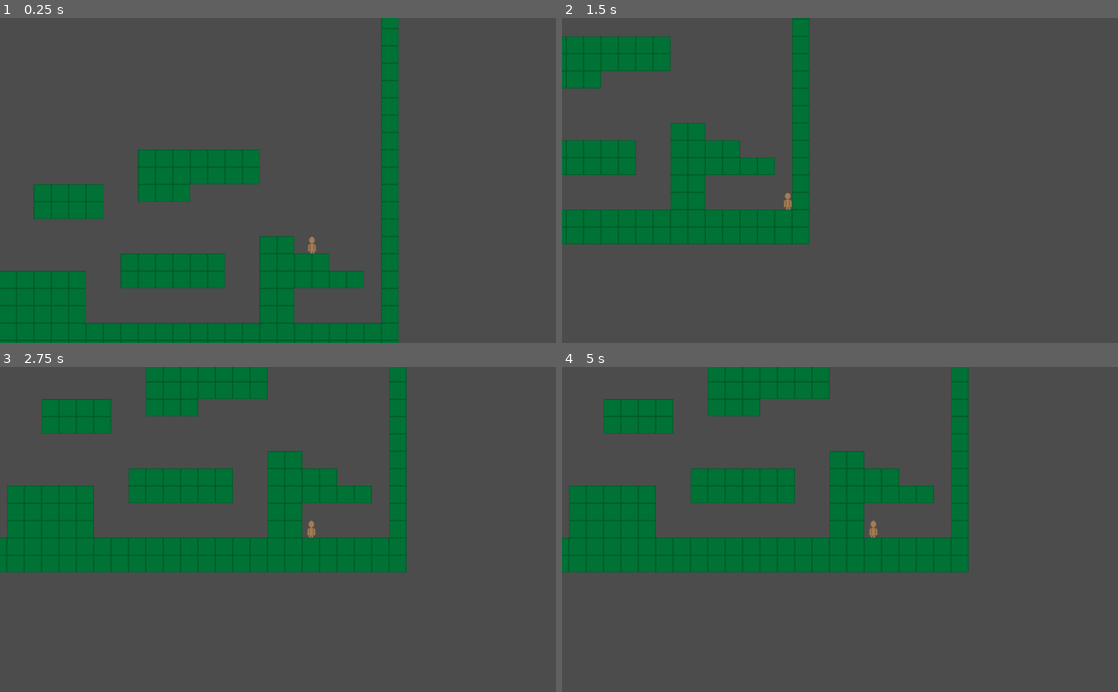
Above: before the commit, frames 1-4 (two rows, left to right).
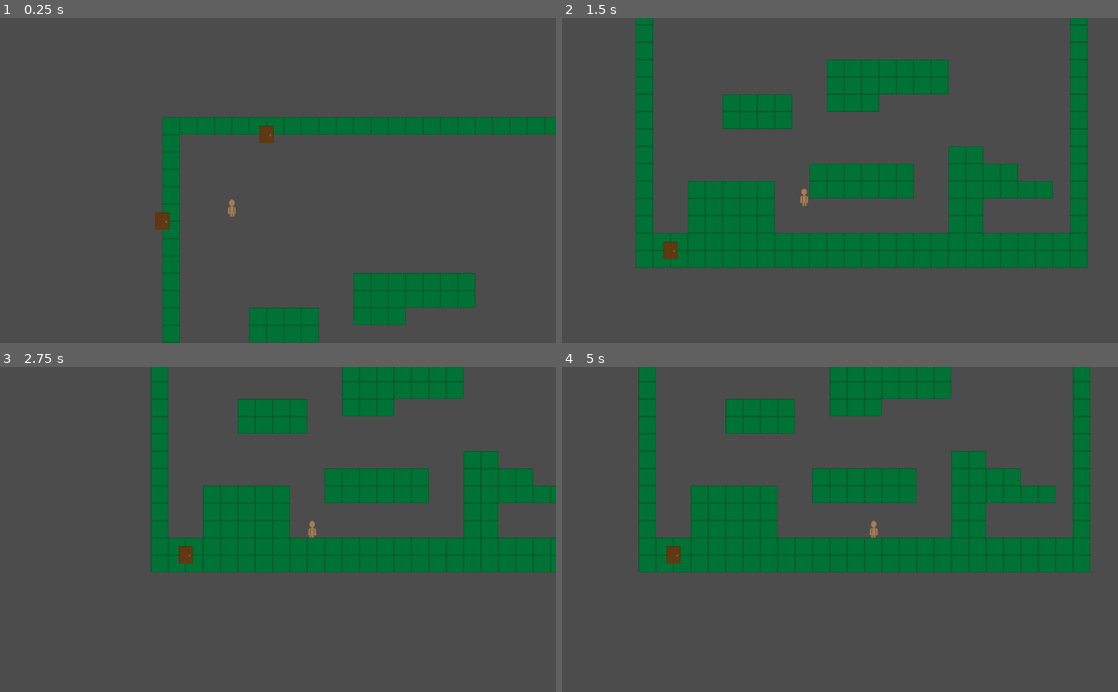
Above: after the commit, the same moments.

Repository: Jantho1990/ld44-janus
Game: Godot game, scene res://screens/MainGame.tscn
Two runs of this game, one before a commit and one after it. Both use one fixed random seed, a clock stepped at 60 frames per second and the inputs below.
Inputs:
- Up to frame 1 (0.25 s): no input
- Up to frame 2 (1.5 s): tap Enter (ui_accept) at 0.5, 0.77 s; hold Right (ui_right) from 0.53 s (still down)
- Up to frame 3 (2.75 s): tap Enter (ui_accept) at 1.52 s; release Right (ui_right) at 2.03 s; hold Left (ui_left) from 2.03 s (still down)
- Up to frame 4 (5 s): release Left (ui_left) at 2.78 s; hold Right (ui_right) 2.78-4.28 s; tap Enter (ui_accept) at 3.02, 3.77, 4.52 s; hold Left (ui_left) from 4.28 s (still down)

The runs differ from the first frame. In frame 1, 24% of the frame differs, in the area x 0-100%, y 0-100%; in frame 2, 31%, in the area x 0-95%, y 0-77%; in frame 3, 26%; in frame 4, 23%.

Commit message:
created a random door generator; added some more boilerplate code; changed map code to use doors and door generator

Diff:
--- /dev/null
+++ b/containers/BuffContainer/BuffContainer.gd
@@ -0,0 +1,13 @@
+extends "res://containers/EntityContainer.gd"
+
+func _init().():
+	container_type = "Buff"
+	container_callback = "on_Add_buff"
+
+func on_Add_buff(data):
+	# apply buff to target
+	var buff = data.Buff.instance()
+	buff.duration = data.duration
+	buff.target = data.target
+
+	add_child(buff)
--- /dev/null
+++ b/containers/BuffContainer/BuffContainer.tscn
@@ -0,0 +1,9 @@
+[gd_scene load_steps=2 format=2]
+
+[ext_resource path="res://containers/BuffContainer/BuffContainer.gd" type="Script" id=1]
+
+
+[node name="BuffContainer" type="Node"]
+
+script = ExtResource( 1 )
+container_id = "Entity"
--- /dev/null
+++ b/containers/BulletContainer/BulletContainer.gd
@@ -0,0 +1,20 @@
+extends "res://containers/EntityContainer.gd"
+
+func _init().():
+	container_type = "Bullet"
+	container_callback = "on_Add_bullet"
+
+# Create and fire a bullet
+func on_Add_bullet(data):
+	# Setup
+	var bullet = data.Bullet.instance()
+	bullet.origin = data.origin
+	bullet.dir = data.direction
+	bullet.speed = data.speed
+
+	# Add nodes we don't want to collide with
+	for colex in data.collision_exceptions:
+		bullet.add_collision_exception_with(colex)
+
+	# Add to the BulletContainer tree
+	add_child(bullet)
--- /dev/null
+++ b/containers/BulletContainer/BulletContainer.tscn
@@ -0,0 +1,9 @@
+[gd_scene load_steps=2 format=2]
+
+[ext_resource path="res://containers/BulletContainer/BulletContainer.gd" type="Script" id=1]
+
+
+[node name="BulletContainer" type="Node"]
+
+script = ExtResource( 1 )
+container_id = "Entity"
--- /dev/null
+++ b/containers/DoorContainer/DoorContainer.gd
@@ -0,0 +1,15 @@
+extends "res://containers/EntityContainer/EntityContainer.gd"
+
+class_name DoorContainer
+
+# Declare member variables here. Examples:
+# var a = 2
+# var b = "text"
+
+# Called when the node enters the scene tree for the first time.
+func _ready():
+	pass # Replace with function body.
+
+# Called every frame. 'delta' is the elapsed time since the previous frame.
+#func _process(delta):
+#	pass
--- /dev/null
+++ b/containers/DoorContainer/DoorContainer.tscn
@@ -0,0 +1,6 @@
+[gd_scene load_steps=2 format=2]
+
+[ext_resource path="res://containers/DoorContainer/DoorContainer.gd" type="Script" id=1]
+
+[node name="DoorContainer" type="Node"]
+script = ExtResource( 1 )
--- a/containers/EnemyContainer.tscn
+++ b/containers/EnemyContainer/EnemyContainer.tscn
@@ -1,6 +1,7 @@
 [gd_scene load_steps=2 format=2]
 
-[ext_resource path="res://containers/EnemyContainer.gd" type="Script" id=1]
+[ext_resource path="res://containers/EnemyContainer/EnemyContainer.gd" type="Script" id=1]
+
 
 [node name="EnemyContainer" type="Node"]
 
--- /dev/null
+++ b/entities/doors/Door.gd
@@ -0,0 +1,53 @@
+extends Area2D
+
+class_name Door
+
+export(int) var map_index = null
+
+const MINIMUM_SPAWN_DISTANCE = 192
+
+var player_overlap = false
+var current_map_index = null
+var generator
+
+func _ready():
+	self.connect("body_entered", self, "on_Body_entered")
+	self.connect("body_exited", self, "on_Body_exited")
+#	$Sprite/AnimationPlayer.play("idle")
+
+func _physics_process(delta):
+	if player_overlap and Input.is_action_just_pressed("interact"):
+		print("Door accessed: ", map_index)
+		handle_interaction()
+
+
+func spawn_acceptable(tilemap, pos):
+	var cell = tilemap.world_to_map(pos)
+	var above = tilemap.tile_above_pos(pos)
+	var below = tilemap.tile_below_pos(pos)
+
+	# Code for JungleDirt tileset
+	if tilemap.get_cell(above.x, above.y) == -1 \
+		and tilemap.get_cell(cell.x, cell.y) == -1 \
+		and tilemap.get_cell(below.x, below.y) != -1:
+	# Code for SanityBrick tileset
+#	if tilemap.get_cell(above.x, above.y) == -1 \
+#		and tilemap.get_cell(cell.x, cell.y) == 0 \
+#		and tilemap.get_cell(below.x, below.y) >= 1:
+			return true
+	return false
+
+func on_Body_entered(body):
+	print(body)
+	if body.name == "Player":
+		player_overlap = true
+
+func on_Body_exited(body):
+	if body.name == "Player":
+		player_overlap = false
+
+func handle_interaction():
+	print("interaction")
+	EventBus.dispatch("door_accessed", {
+		"map_index": map_index,
+	})
--- a/entities/doors/PlaceholderDoor/PlaceholderDoor.tscn
+++ b/entities/doors/PlaceholderDoor/PlaceholderDoor.tscn
@@ -1,14 +1,16 @@
-[gd_scene load_steps=3 format=2]
+[gd_scene load_steps=4 format=2]
 
-[ext_resource path="res://entities/doors/PlaceholderDoor/placeholderdoor.png" type="Texture" id=1]
+[ext_resource path="res://entities/doors/Door.gd" type="Script" id=1]
+[ext_resource path="res://entities/doors/PlaceholderDoor/placeholderdoor.png" type="Texture" id=2]
 
 [sub_resource type="RectangleShape2D" id=1]
 extents = Vector2( 13, 16 )
 
 [node name="Door" type="Area2D"]
+script = ExtResource( 1 )
 
 [node name="Sprite" type="Sprite" parent="."]
-texture = ExtResource( 1 )
+texture = ExtResource( 2 )
 
 [node name="CollisionShape2D" type="CollisionShape2D" parent="."]
 shape = SubResource( 1 )
--- /dev/null
+++ b/entities/generators/DoorGenerator/DoorGenerator.gd
@@ -0,0 +1,9 @@
+extends "res://entities/generators/EntityGenerator/EntityGenerator.gd"
+
+class_name DoorGenerator
+
+# What is the minimum amount of doors we should spawn?
+export(int) var lower_bound = 3
+
+# What is the maximum amount of doors we should spawn?
+export(int) var upper_bound = 5
--- /dev/null
+++ b/entities/generators/DoorGenerator/DoorGenerator.tscn
@@ -0,0 +1,13 @@
+[gd_scene load_steps=2 format=2]
+
+[ext_resource path="res://entities/generators/DoorGenerator/DoorGenerator.gd" type="Script" id=1]
+
+[node name="DoorGenerator" type="Node2D"]
+script = ExtResource( 1 )
+Entity = "res://entities/doors/PlaceholderDoor/PlaceholderDoor.tscn"
+spawn_at_start = 3
+spawn_rate = 0.0
+maximum_entities = 3
+maximum_increase_rate = 0.0
+maximum_increase_limit = 0
+randomize_spawn = true
--- /dev/null
+++ b/entities/generators/EnemyGenerator/EnemyGenerator.gd
@@ -0,0 +1,33 @@
+extends "res://entities/generators/EntityGenerator/EntityGenerator.gd"
+
+# If set, all spawned entities will start out moving toward the specified target's position.
+export(NodePath) var target = null
+
+func _ready():
+	EventBus.listen("enemy_dead", self, "on_Enemy_dead")
+
+func on_Enemy_dead(data):
+	var enemy = data.enemy
+	if enemy.get("generator") != null and enemy.generator == self:
+		entity_count -= 1
+
+func make_entity():
+	var new_entity = Entity.instance()
+	new_entity.generator = self
+
+	if not randomize_spawn:
+		new_entity.position = self.position
+	else:
+		map.random_spawn(new_entity)
+
+	if target != null and typeof(target) != 15: # Nodepath
+		new_entity.set_target(target)
+
+	entity_count += 1
+	print("Entity Count: ", entity_count, " for ", target_container_id)
+
+	EventBus.dispatch("add_enemy", {
+		"enemy": new_entity,
+		"instance": false,
+		"container_id": target_container_id
+	})
--- /dev/null
+++ b/entities/generators/EnemyGenerator/EnemyGenerator.tscn
@@ -0,0 +1,6 @@
+[gd_scene load_steps=2 format=2]
+
+[ext_resource path="res://entities/generators/EnemyGenerator/EnemyGenerator.gd" type="Script" id=1]
+
+[node name="EnemyGenerator" type="Node2D"]
+script = ExtResource( 1 )
--- /dev/null
+++ b/entities/generators/EntityGenerator/EntityGenerator.gd
@@ -0,0 +1,111 @@
+extends Node2D
+
+# The entity being spawned.
+export(String, FILE, "*.tscn") var Entity = null
+
+# How many entities should spawn upon ready?
+export(int) var spawn_at_start = 0
+
+# How often should entities spawn?
+export(float) var spawn_rate = 30.00
+
+# How many entities should be spawned maximum?
+export(int) var maximum_entities = 10
+
+# How often should we increase the maximum number of entities?
+export(float) var maximum_increase_rate = 37
+
+# How high should the maximum entities value be allowed to go?
+export(int) var maximum_increase_limit = 20
+
+# Should the entity spawn at the generator location?
+export(bool) var randomize_spawn = false
+
+# How many entities do we currently have?
+var entity_count = 0
+
+# How long has it been since we last spawned an entity?
+var entity_spawn_counter = 0
+
+# How long has it been since we last increased the maximum number of entities?
+var maximum_entity_increase_counter = 0
+
+# Which container should this generator post events to?
+export(String) var target_container_id
+
+# The map which the generator is placed upon.
+# This creates a hard dependency where a generator
+# must be created as a child of a Map.
+onready var map = get_parent()
+
+func _ready():
+	#map.connect("map_loaded", self, "on_Map_loaded")
+#	EventBus.listen("WorldMap_loaded", self, "on_WorldMap_loaded")
+	EventBus.listen("Map_loaded", self, "on_Map_loaded")
+	EventBus.listen("entity_dead", self, "on_Entity_dead")
+
+	if Entity == null:
+		print("Generator " + name + " requires an entity.")
+		return
+	else:
+		Entity = load(Entity)
+
+func _physics_process(delta):
+	# Called every frame. Delta is time since last frame.
+	# Update game logic here.
+	entity_spawn_counter += delta
+	if allowed_to_spawn():
+		make_entity()
+		entity_spawn_counter -= spawn_rate
+
+	# Make the game harder by increasing the maximum over time.
+	maximum_entity_increase_counter += delta
+	if allowed_to_increase_maximum():
+		maximum_entities += 1
+		maximum_entity_increase_counter -= maximum_increase_rate
+
+var runct = 0
+func on_WorldMap_loaded(data):
+	print("run ", runct)
+	runct += 1
+#	var world_map = data.node
+
+func on_Map_loaded(data):
+	if map == null:
+		map = data.node
+
+	if data.node == map and spawn_at_start > 0:
+		# make entities
+		for i in spawn_at_start:
+			make_entity()
+
+func on_Entity_dead(data):
+	var entity = data.entity
+	if entity.get("generator") != null and entity.generator == self:
+		entity_count -= 1
+
+func make_entity():
+	var new_entity = Entity.instance()
+	new_entity.generator = self
+
+	if not randomize_spawn:
+		new_entity.position = self.position
+	else:
+		map.random_spawn(new_entity)
+
+	entity_count += 1
+
+	EventBus.dispatch("add_entity", {
+		"entity": new_entity,
+		"instance": false,
+		"container_id": target_container_id
+	})
+
+func allowed_to_increase_maximum():
+	return maximum_entities < maximum_increase_limit and \
+		maximum_entity_increase_counter / maximum_increase_rate > 1
+
+func allowed_to_spawn():
+	return entity_count < maximum_increase_limit and \
+		entity_count < maximum_entities and \
+		entity_spawn_counter / spawn_rate > 1
--- /dev/null
+++ b/entities/generators/EntityGenerator/EntityGenerator.tscn
@@ -0,0 +1,6 @@
+[gd_scene load_steps=2 format=2]
+
+[ext_resource path="res://entities/generators/EntityGenerator/EntityGenerator.gd" type="Script" id=1]
+
+[node name="EntityGenerator" type="Node2D"]
+script = ExtResource( 1 )
--- a/maps/Map.gd
+++ b/maps/Map.gd
@@ -2,16 +2,21 @@
 
 signal map_loaded
 
+const MINIMUM_SPAWN_DISTANCE = 192
+
+export(int) var min_random_doors = 3
+export(int) var max_random_doors = 5
+
 onready var Tilemap = $TileMap
-onready var tome = $Tome
+onready var total_maps = get_parent().maps.size()
 
-
-var has_exit_portal = false
-var exit_portal
-var auto_link
+###
+# Resources
+###
+var Door = preload("res://entities/doors/PlaceholderDoor/PlaceholderDoor.tscn")
 
 var map_index = null
-var portals = null
+var doors = null setget ,get_doors
 var totem
 
 func _ready():
@@ -19,53 +24,18 @@
 	# Initialization here
 	print("loading map...", map_index)
 
-	if get_parent().get("auto_link") != null:
-		auto_link = get_parent().auto_link
-
 	# Randomly spawn the portal locations
 	var i = null
 	var total_maps = null
-	portals = helpers.array_filter(get_children(), funcref(self, "find_portals"))
-	if auto_link:
-		total_maps = get_parent().maps.size()
-		i = map_index - 1
-		if i < 0:
-			i = total_maps - 1
-#	for portal in portals:
-#		random_spawn(portal)
-#		portal.current_map_index = self.map_index
-#		if auto_link:
-#			portal.map_index = i
-#			i += 2
-#			if i >= total_maps:
-#				i -= total_maps
-
-	# For now, assume there will only ever be two portals
-#	while have_same_spawn(portals[0], portals[1]):
-#		random_spawn(portals[0])
-
-	# Randomly spawn the location of the tome
-#	random_spawn(tome)
-#	tome.position += Vector2(tome.width / 2, 0)
-
-	# If this map has the exit portal, create it.
-	if has_exit_portal == true:
-#		exit_portal.instance()
-		random_spawn(exit_portal)
-		add_child(exit_portal)
 
 	# Map is loaded, trigger any code that is waiting on this.
 	EventBus.dispatch(name + "_loaded", {
 		"node": self
 	})
-#	emit_signal("map_loaded")
 
-# Find Portal nodes.
-func find_portals(node):
-	#if node.has("_class_name") && node._class_name == "Portal":
-	if "_class_name" in node && node._class_name == "Portal":
-		return true
-	return false
+# Get map doors
+func get_doors():
+	return $DoorContainer.get_children()
 
 # Get player from parent WorldMap
 func get_player_from_parent():
@@ -80,10 +50,19 @@
 	var valid = false
 	var spawn = null
 
-	var failct = 0
+	var failct = -1
 	while not valid:
+		failct += 1
+		if failct > 1000:
+			print("Fail count exceeded.")
+			break
 		# Generate a random cell from the map grid
 		spawn = Tilemap.random_cell_pos()
+
+		# Pass the map's validation first.
+		if not spawn_acceptable(Tilemap, spawn):
+			valid = false
+			continue
 
 		# Validate that this random cell is a valid spawn point
 		if not entity.has_method("spawn_acceptable"):
@@ -104,3 +83,24 @@
 # Return a random tile location on the map.
 func random_tile_pos():
 	return Tilemap.random_cell_pos()
+
+# Return true if entity is one of these types.
+func is_ignored_entity(entity):
+	var name_of_class = entity.get_class()
+	if name_of_class.find("Generator") > -1 or \
+		name_of_class.find("Container") > -1:
+			return true
+	return false
+
+# Make sure the map considers a spawn acceptable.
+func spawn_acceptable(tilemap, pos):
+	for child in get_children():
+		if not is_ignored_entity(child) and child.get("position") != null:
+			if pos == child.position:
+				return false
+			elif child.get("_class_name") != null and \
+				child._class_name == "Portal" and \
+				pos.distance_to(child.position) < MINIMUM_SPAWN_DISTANCE:
+					return false
+			else:
+				print("SPAWN DISTANCE ", pos.distance_to(child.position), " ", MINIMUM_SPAWN_DISTANCE, " ", (pos.distance_to(child.position) < MINIMUM_SPAWN_DISTANCE))
--- a/maps/WorldMap.gd
+++ b/maps/WorldMap.gd
@@ -88,8 +88,8 @@
 		remove_child(active_map)
 	active_map = map
 	add_child(active_map)
-	for portal in active_map.portals:
-		portal.monitoring = true
+	for door in active_map.doors:
+		door.monitoring = true
 #	if active_map.has_node("EnemyContainer"):
 #		for enemy in active_map.get_node("EnemyContainer").get_children():
 #			enemy.monitoring = false
--- a/maps/test/TestMap2.tscn
+++ b/maps/test/TestMap2.tscn
@@ -1,8 +1,10 @@
-[gd_scene load_steps=4 format=2]
+[gd_scene load_steps=6 format=2]
 
 [ext_resource path="res://maps/Map.gd" type="Script" id=1]
 [ext_resource path="res://tilesets/placeholder/Placeholder.tres" type="TileSet" id=2]
 [ext_resource path="res://maps/TileMap.gd" type="Script" id=3]
+[ext_resource path="res://entities/generators/DoorGenerator/DoorGenerator.tscn" type="PackedScene" id=4]
+[ext_resource path="res://containers/DoorContainer/DoorContainer.tscn" type="PackedScene" id=5]
 
 [node name="Map" type="Node2D"]
 script = ExtResource( 1 )
@@ -13,3 +15,9 @@
 format = 1
 tile_data = PoolIntArray( -2, 0, 0, -1, 0, 0, -65536, 0, 0, -65535, 0, 0, -65534, 0, 0, -65533, 0, 0, -65532, 0, 0, -65 …(2512 unchanged characters)…
 script = ExtResource( 3 )
+
+[node name="DoorGenerator" parent="." instance=ExtResource( 4 )]
+target_container_id = "DoorTestMap2"
+
+[node name="DoorContainer" parent="." instance=ExtResource( 5 )]
+container_id = "DoorTestMap2"
--- a/project.godot
+++ b/project.godot
@@ -8,9 +8,26 @@
 
 config_version=4
 
-_global_script_classes=[  ]
+_global_script_classes=[ {
+"base": "Area2D",
+"class": "Door",
+"language": "GDScript",
+"path": "res://entities/doors/Door.gd"
+}, {
+"base": "Node",
+"class": "DoorContainer",
+"language": "GDScript",
+"path": "res://containers/DoorContainer/DoorContainer.gd"
+}, {
+"base": "Node2D",
+"class": "DoorGenerator",
+"language": "GDScript",
+"path": "res://entities/generators/DoorGenerator/DoorGenerator.gd"
+} ]
 _global_script_class_icons={
-
+"Door": "",
+"DoorContainer": "",
+"DoorGenerator": ""
 }
 
 [application]
Renamed: containers/EnemyContainer.gd -> containers/EnemyContainer/EnemyContainer.gd
Renamed: containers/EntityContainer.gd -> containers/EntityContainer/EntityContainer.gd
